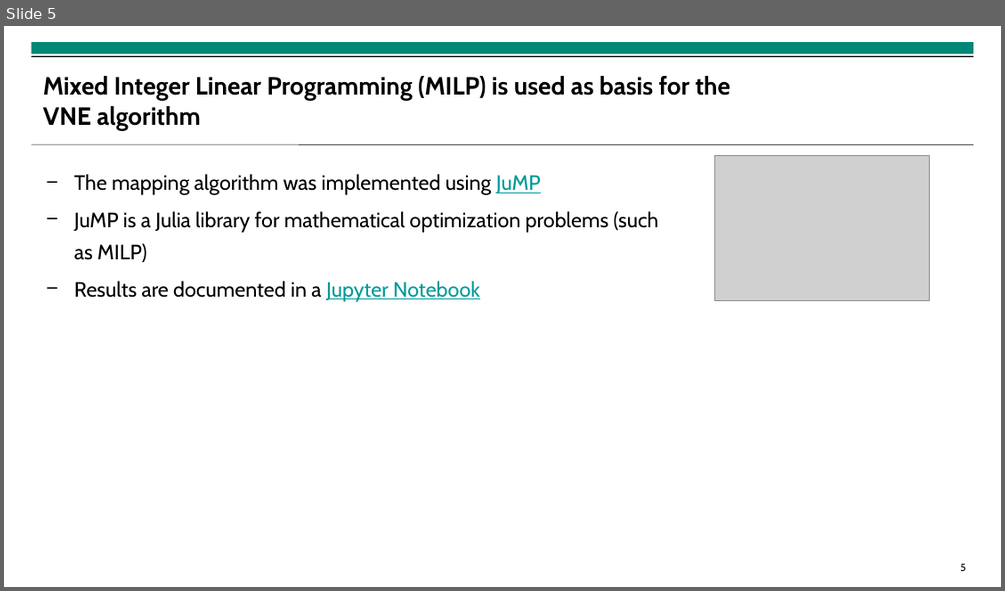
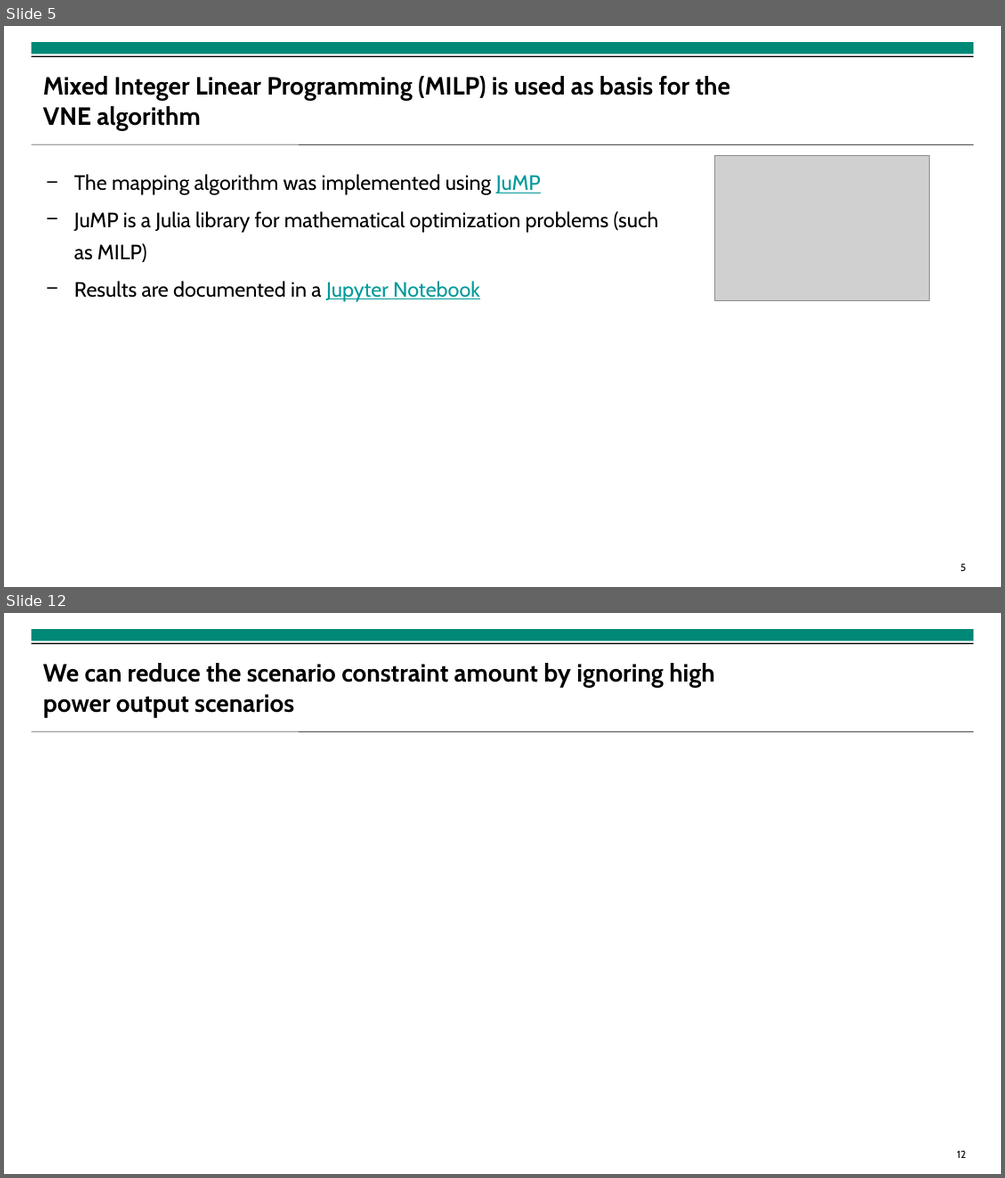
Before and after one commit to isabella-grieser/VNR-optimization-for-VPP, a slide deck: presentation/VPP_Presentation_EINS.pptx. Shown one above the other, each under a label of ours: slide 5 before the commit, slides 5 and 12 after it; the slides between them are not shown. The pictures are 1005x591 and 1005x1178 pixels, drawn with LibreOffice and Linux fonts; fonts in the diff are those of the drawing; grey boxes stand for pictures; background and template pictures are left out. Boxes give left, top, right and bottom in pixels: in the first picture for what was removed or moved away, otherwise in the second. Text is boxed around its words. In the diff, an @@ line names an element or a change of style, - is before the commit and + after.

```diff
--- a/presentation/VPP_Presentation_EINS.pptx
+++ b/presentation/VPP_Presentation_EINS.pptx
@@ slide 12 added at (x1=4, y1=613, x2=1001, y2=1174), background #FFFFFF; not listed: 4 template elements that a slide beside it also shows @@
@@ title added at (x1=43, y1=663, x2=715, y2=717), 24 pt, text #000000, bold @@
+We can reduce the scenario constraint amount by ignoring high power output scenarios
```
Also in this commit, not shown: 7 slides changed, 8 other slides added, 1 slide removed, 18 other files.
